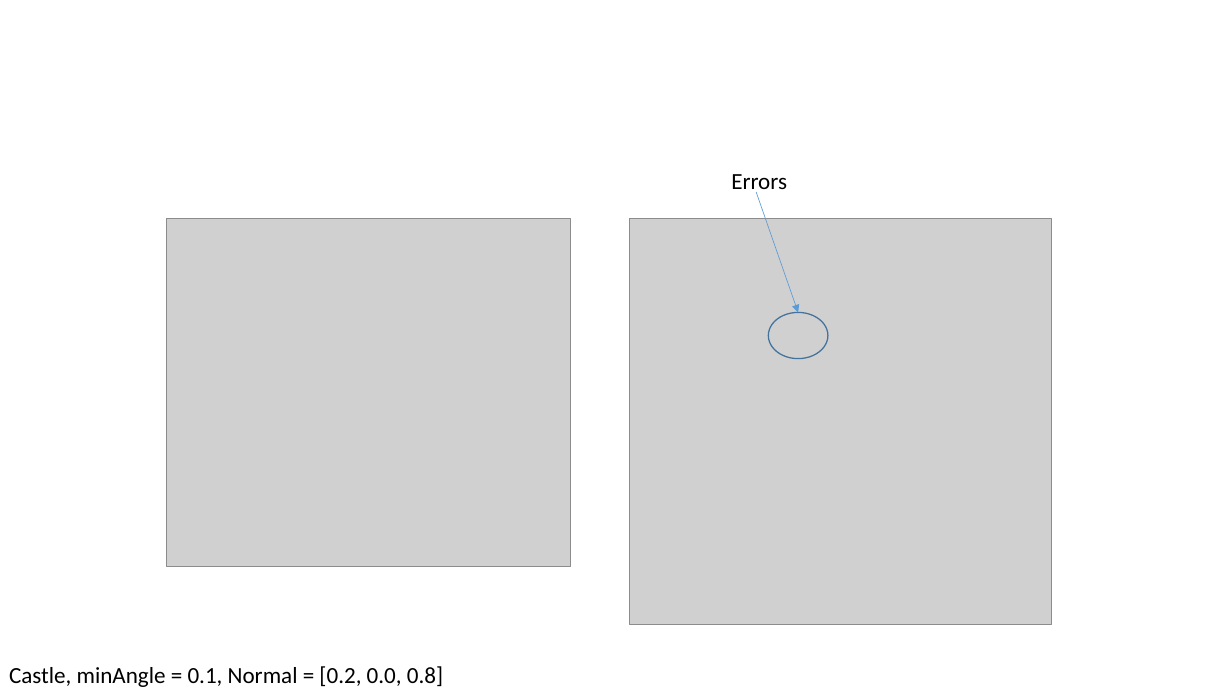
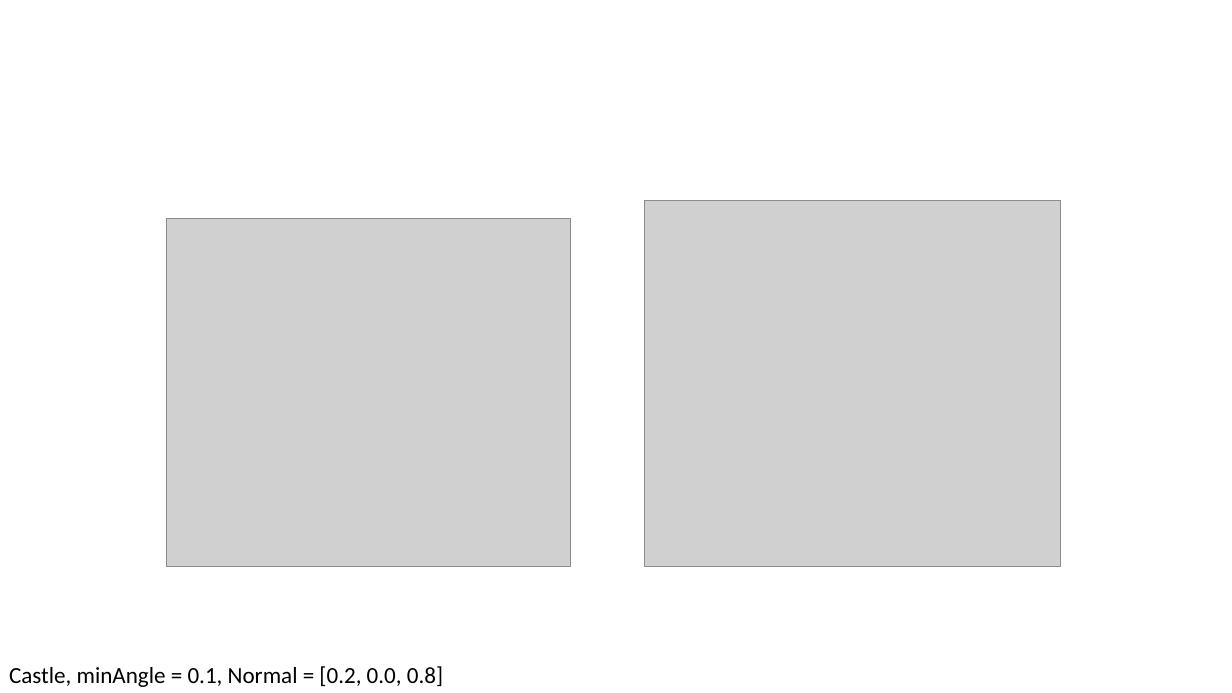
Before and after one commit to DesignEngrLab/TVGL, a slide deck: slide 6 of TVGLTest/Silhouette Tests/Silhouette Tests.pptx. Drawn at 1232x693 pixels with LibreOffice and Linux fonts; fonts in the diff are those of the drawing; grey boxes stand for pictures. Boxes give left, top, right and bottom in pixels: in the first picture for what was removed or moved away, otherwise in the second. Text is boxed around its words. In the diff, an @@ line names an element or a change of style, - is before the commit and + after.

```diff
--- a/TVGLTest/Silhouette Tests/Silhouette Tests.pptx
+++ b/TVGLTest/Silhouette Tests/Silhouette Tests.pptx
@@ text removed at (x1=731, y1=174, x2=787, y2=195) @@
-Errors
@@ picture resized from (x1=630, y1=219, x2=1051, y2=624) to (x1=645, y1=201, x2=1061, y2=567) @@
@@ arrow removed from (756, 192) to (799, 312) @@
@@ ellipse removed at (x1=769, y1=312, x2=828, y2=359) @@
```
Also in this commit, not shown: 1 other slide changed, 1 slide added, 4 other files.
